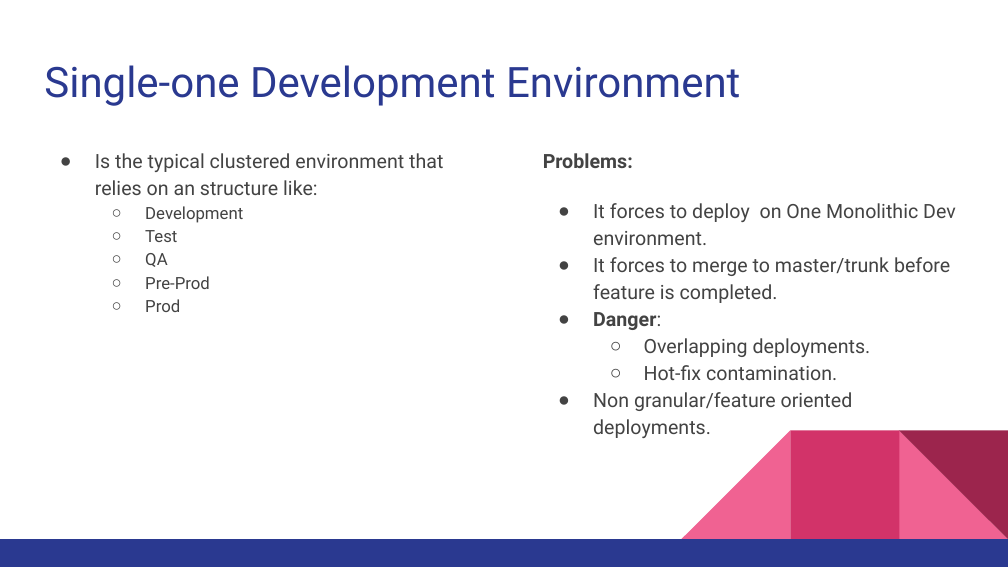
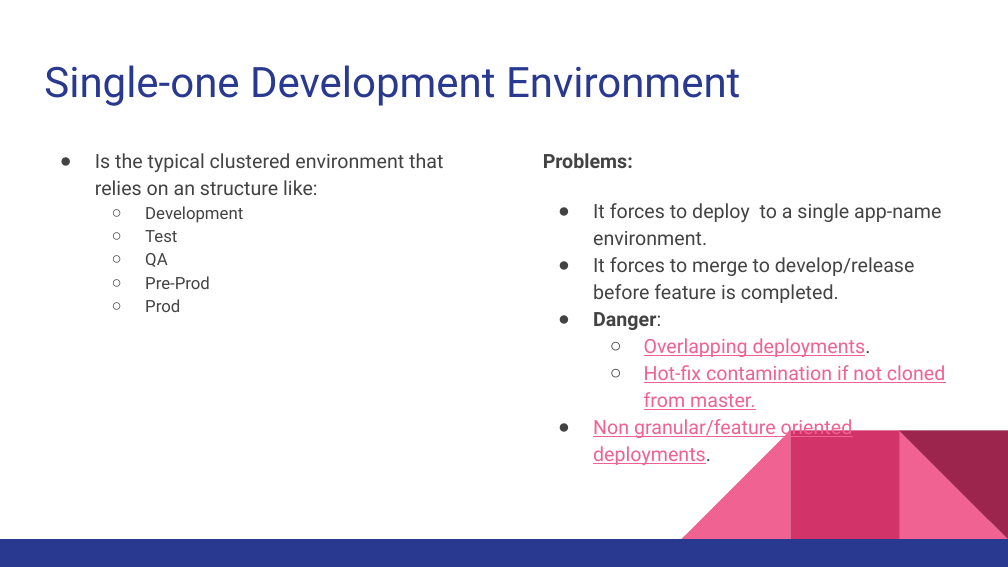
Before and after one commit to cecheverria/coupling.org, a slide deck: slide 2 of GitFlow useful scenarios.pptx. Drawn at 1008x567 pixels with LibreOffice and Linux fonts; fonts in the diff are those of the drawing. Boxes give left, top, right and bottom in pixels: in the first picture for what was removed or moved away, otherwise in the second. Text is boxed around its words. In the diff, an @@ line names an element or a change of style, - is before the commit and + after.

```diff
--- a/GitFlow useful scenarios.pptx
+++ b/GitFlow useful scenarios.pptx
@@ text at [593, 203, 941, 303]: text changed @@
-● It forces to deploy on One Monolithic Dev environment.
-● It forces to merge to master/trunk before feature is completed.
+● It forces to deploy to a single app-name environment.
+● It forces to merge to develop/release before feature is completed.
@@ text at [593, 338, 871, 465]: text colour #434343 to #F06292, underline on in "Overlapping deployments.", "Non granular/feature oriented deployments." @@
@@ text at [644, 365, 946, 410]: text changed; text colour #434343 to #F06292 @@
-  ○ Hot-fix contamination.
+  ○ Hot-fix contamination if not cloned from master.
```
Also in this commit, not shown: 3 other slides changed, 2 slides added, 3 slides removed.
